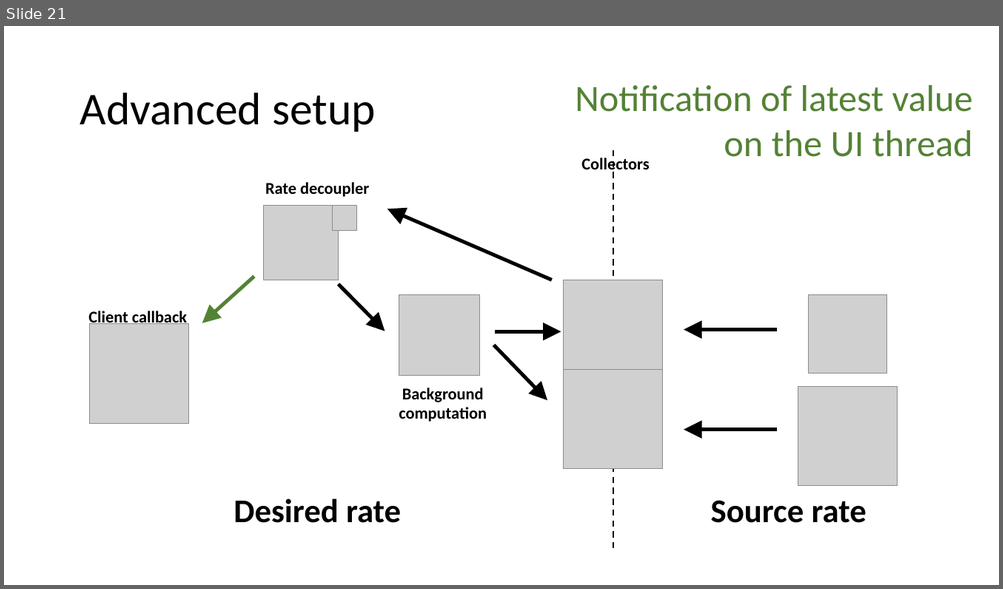
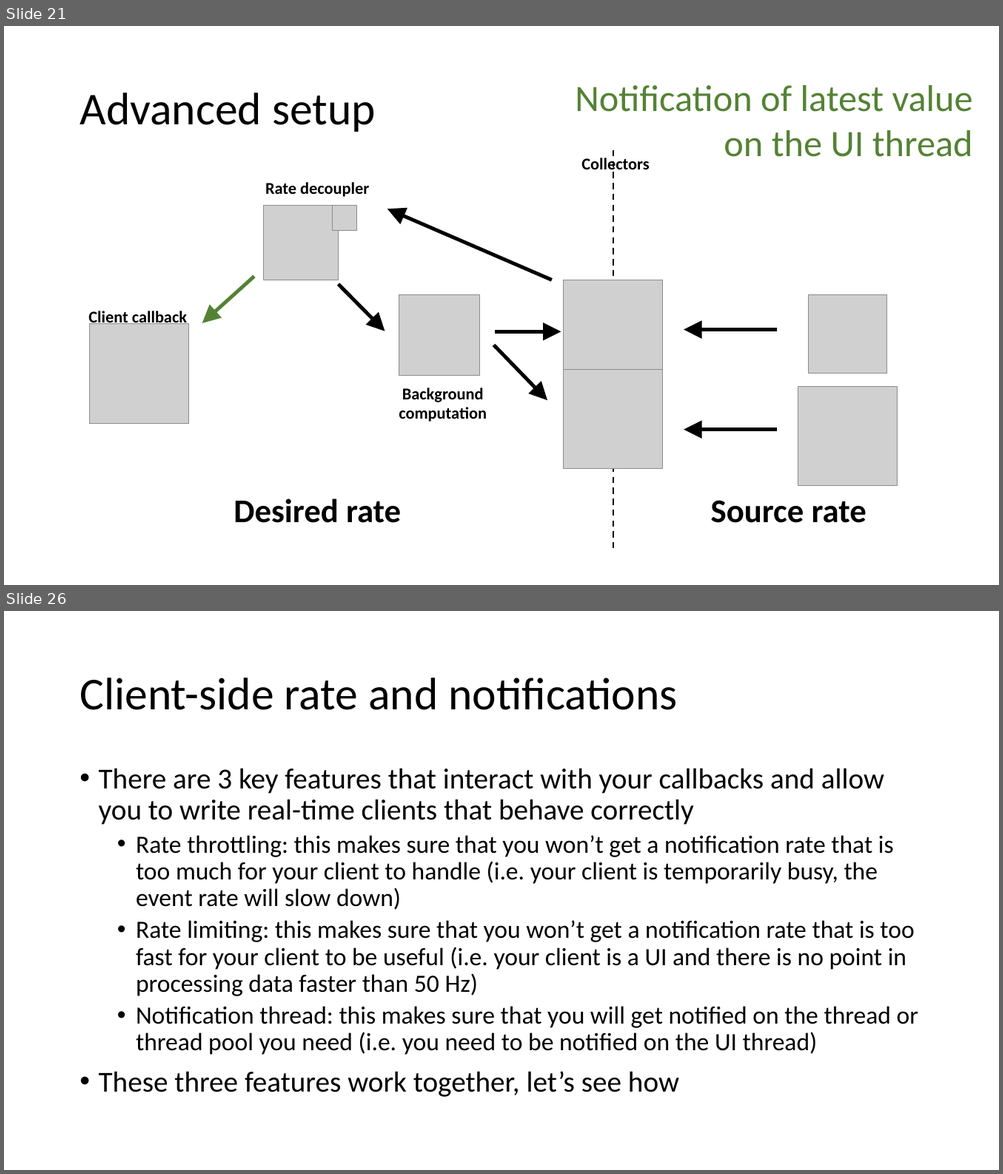
Before and after one commit to shroffk/epics-java-resources, a slide deck: EPICS-GPClient.pptx. Shown one above the other, each under a label of ours: slide 21 before the commit, slides 21 and 26 after it; the slides between them are not shown. The pictures are 1003x589 and 1003x1174 pixels, drawn with LibreOffice and Linux fonts; fonts in the diff are those of the drawing; grey boxes stand for pictures. Boxes give left, top, right and bottom in pixels: in the first picture for what was removed or moved away, otherwise in the second. Text is boxed around its words. In the diff, an @@ line names an element or a change of style, - is before the commit and + after.

```diff
--- a/EPICS-GPClient.pptx
+++ b/EPICS-GPClient.pptx
@@ slide 26 added at <box>4,611,999,1170</box>, background #FFFFFF @@
@@ title added at <box>79,678,677,710</box>, 44 pt, text #000000 @@
+Client-side rate and notifications
@@ text added at <box>99,768,918,1097</box>, 24 pt, text #000000 @@
+• There are 3 key features that interact with your callbacks and allow you to write real-time clients that behave correctly
+  • Rate throttling: this makes sure that you won’t get a notification rate that is too much for your client to handle (i.e. your client is temporarily busy, the event rate will slow down)
+  • Rate limiting: this makes sure that you won’t get a notification rate that is too fast for your client to be useful (i.e. your client is a UI and there is no point in processing data faster than 50 Hz)
+  • Notification thread: this makes sure that you will get notified on the thread or thread pool you need (i.e. you need to be notified on the UI thread)
+• These three features work together, let’s see how
```
Also in this commit, not shown: 2 slides changed, 31 other slides added.
